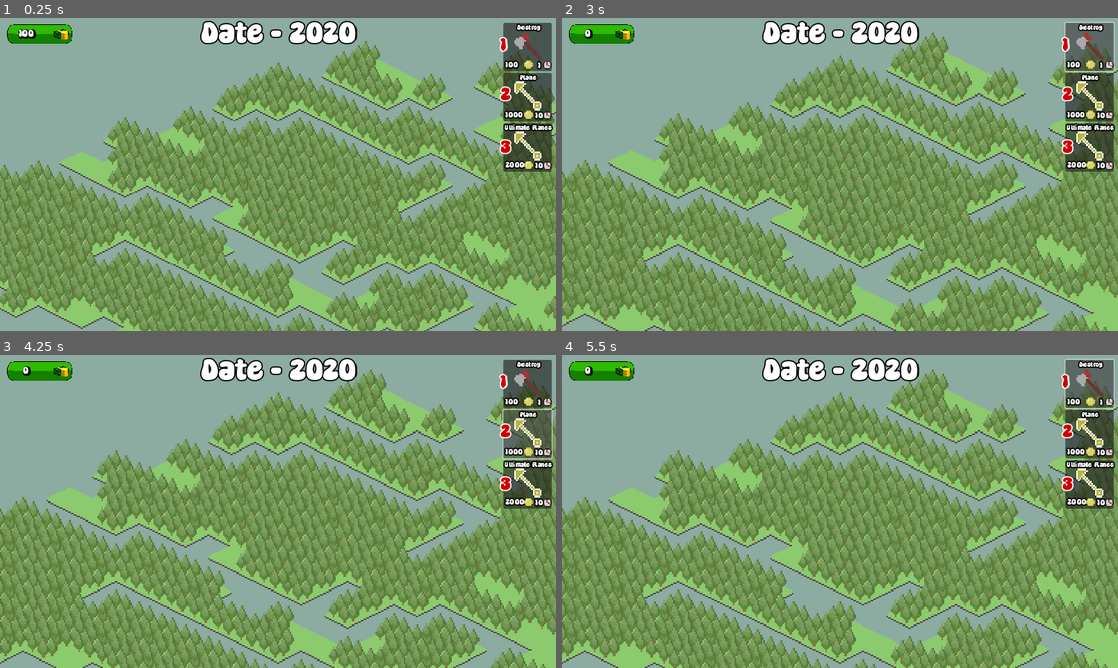
Above: before the commit, frames 1-4 (two rows, left to right).
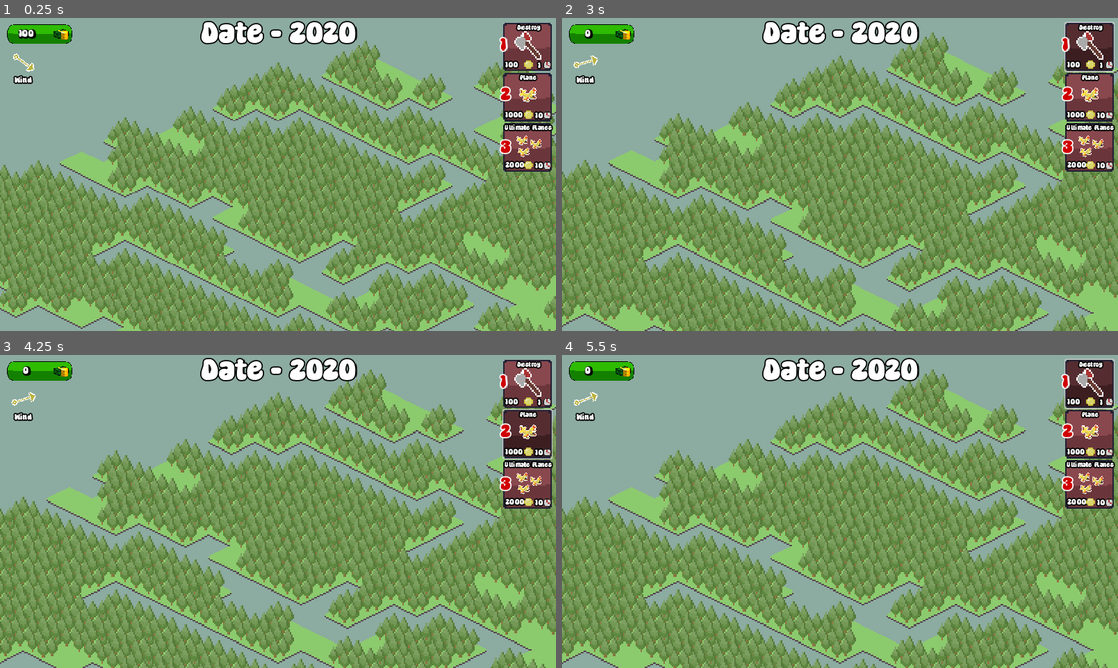
Above: after the commit, the same moments.

Repository: ManechLepage/BHX8.0
Game: Godot game, scene res://Scenes/testing1.tscn
The game is run twice, just before and just after one commit, with the same random seed, the same clock (stepped at 60 frames per second) and the same inputs.
Inputs:
- Up to frame 1 (0.25 s): no input
- Up to frame 2 (3 s): click "Destroy" at 0.5 s; click "Plane" at 1.25 s; click "Ultimate Planes" at 2 s; click "Destroy" at 2.75 s
- Up to frame 3 (4.25 s): click "Plane" at 3.5 s
- Up to frame 4 (5.5 s): click "Ultimate Planes" at 4.25 s; click "Destroy" at 5 s

The runs differ from the first frame. In frame 1, 3.1% of the frame differs, in the area x 2-100%, y 1-50%; in frame 2, 3.1%; in frame 3, 3.1%; in frame 4, 3.1%.

Commit message:
JICLEAUR

Diff:
--- a/bhx/Graphix/main.tres
+++ b/bhx/Graphix/main.tres
@@ -1,7 +1,15 @@
-[gd_resource type="Theme" load_steps=4 format=3 uid="uid://rvsyfokxfiy1"]
+[gd_resource type="Theme" load_steps=8 format=3 uid="uid://rvsyfokxfiy1"]
 
 [ext_resource type="Texture2D" uid="uid://d4j8iendmsldh" path="res://Graphix/bars.png" id="1_bdrxt"]
+[ext_resource type="Texture2D" uid="uid://bfl27uls5rugt" path="res://Graphix/button_hover.png" id="1_gjai5"]
 [ext_resource type="FontFile" uid="uid://bymgy4fo1dtkq" path="res://Super Theory.ttf" id="1_ksa85"]
+[ext_resource type="Texture2D" uid="uid://bh68fa2x8tf2l" path="res://Graphix/button.png" id="1_x4rt3"]
+
+[sub_resource type="StyleBoxTexture" id="StyleBoxTexture_qkult"]
+texture = ExtResource("1_gjai5")
+
+[sub_resource type="StyleBoxTexture" id="StyleBoxTexture_pejat"]
+texture = ExtResource("1_x4rt3")
 
 [sub_resource type="StyleBoxTexture" id="StyleBoxTexture_8rxya"]
 texture = ExtResource("1_bdrxt")
@@ -11,6 +19,8 @@
 texture_margin_bottom = 16.0
 
 [resource]
+Button/styles/hover = SubResource("StyleBoxTexture_qkult")
+Button/styles/normal = SubResource("StyleBoxTexture_pejat")
 Label/colors/font_shadow_color = Color(0.951491, 0.340304, 0.387334, 0)
 Label/constants/outline_size = 10
 Label/constants/shadow_offset_y = 6
--- a/bhx/Resources/Plane.tres
+++ b/bhx/Resources/Plane.tres
@@ -1,11 +1,11 @@
 [gd_resource type="Resource" script_class="Event" load_steps=3 format=3 uid="uid://d00hgdw3sjn45"]
 
 [ext_resource type="Script" path="res://Scripts/event.gd" id="1_pxbs5"]
-[ext_resource type="Texture2D" uid="uid://dkfef2l3pf67y" path="res://Graphix/arrow.png" id="2_m5t7c"]
+[ext_resource type="Texture2D" uid="uid://b0qlyd604qbdb" path="res://Graphix/plane_item.png" id="2_5ryse"]
 
 [resource]
 script = ExtResource("1_pxbs5")
 duration = 10.0
 cost = 1000
-sprite = ExtResource("2_m5t7c")
+sprite = ExtResource("2_5ryse")
 name = "Plane"
--- a/bhx/Resources/UltimatePlane.tres
+++ b/bhx/Resources/UltimatePlane.tres
@@ -1,11 +1,11 @@
 [gd_resource type="Resource" script_class="Event" load_steps=3 format=3 uid="uid://cd6tbvg8khelk"]
 
 [ext_resource type="Script" path="res://Scripts/event.gd" id="1_y0m7o"]
-[ext_resource type="Texture2D" uid="uid://dkfef2l3pf67y" path="res://Graphix/arrow.png" id="2_wohke"]
+[ext_resource type="Texture2D" uid="uid://burm5c1pn1qnu" path="res://Graphix/3plane.png" id="2_siynu"]
 
 [resource]
 script = ExtResource("1_y0m7o")
 duration = 10.0
 cost = 2000
-sprite = ExtResource("2_wohke")
+sprite = ExtResource("2_siynu")
 name = "Ultimate Planes"
--- a/bhx/Scenes/UI.tscn
+++ b/bhx/Scenes/UI.tscn
@@ -9,6 +9,7 @@
 [ext_resource type="Texture2D" uid="uid://cvgonc7d15yld" path="res://Graphix/money.png" id="4_jcmds"]
 [ext_resource type="Resource" uid="uid://d00hgdw3sjn45" path="res://Resources/Plane.tres" id="5_4xni6"]
 [ext_resource type="Resource" uid="uid://cd6tbvg8khelk" path="res://Resources/UltimatePlane.tres" id="6_4eorw"]
+[ext_resource type="Texture2D" uid="uid://dkfef2l3pf67y" path="res://Graphix/arrow.png" id="10_ngwts"]
 
 [node name="Control" type="Control"]
 texture_filter = 1
@@ -143,4 +144,21 @@
 theme_override_font_sizes/font_size = 36
 text = "3"
 
+[node name="Wind" type="TextureRect" parent="."]
+layout_mode = 0
+offset_left = 27.0
+offset_top = 74.0
+offset_right = 67.0
+offset_bottom = 114.0
+pivot_offset = Vector2(20, 20)
+texture = ExtResource("10_ngwts")
+
+[node name="WindLabel" type="Label" parent="."]
+layout_mode = 0
+offset_left = 28.0
+offset_top = 123.0
+offset_right = 68.0
+offset_bottom = 138.0
+text = "Wind"
+
 [connection signal="timeout" from="money/Money/Money_timer" to="money" method="_on_money_timer_timeout"]
--- a/bhx/Scripts/ui.gd
+++ b/bhx/Scripts/ui.gd
@@ -2,6 +2,7 @@
 
 @onready var actions_list: VBoxContainer = $Actions_list
 @onready var money: Panel = $money
+@onready var wind: TextureRect = $Wind
 
 @export var events: Array[Event]
 var input_manager: InputManager
@@ -39,3 +40,6 @@
 	if money.money - events[2].cost >= 0:
 		money.money -= events[2].cost
 		input_manager.selecting_type = input_manager.SelectingType.PLANE2
+
+func _process(delta: float) -> void:
+	wind.rotation = Gamemanager.wind_orientation
Binary file changed: bhx/Graphix/3plane.png
Binary file added: bhx/Graphix/button.aseprite
Binary file added: bhx/Graphix/button.png
Not shown, added: bhx/Graphix/button.png.import
Binary file added: bhx/Graphix/button_hover.aseprite
Binary file added: bhx/Graphix/button_hover.png
Not shown, added: bhx/Graphix/button_hover.png.import
Binary file added: bhx/Graphix/plane_item.aseprite
Binary file added: bhx/Graphix/plane_item.png
Not shown, added: bhx/Graphix/plane_item.png.import
Binary file changed: bhx/Graphix/shovel.png
Not shown: 1 places in bhx/Scenes/UI.tscn that only renumber resources
(and 1 more such lines)
